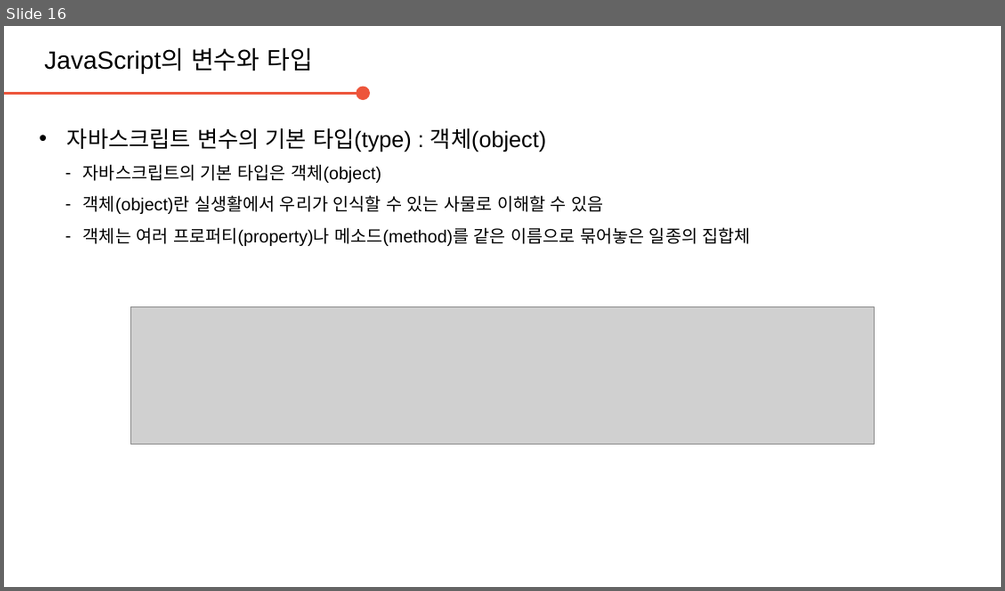
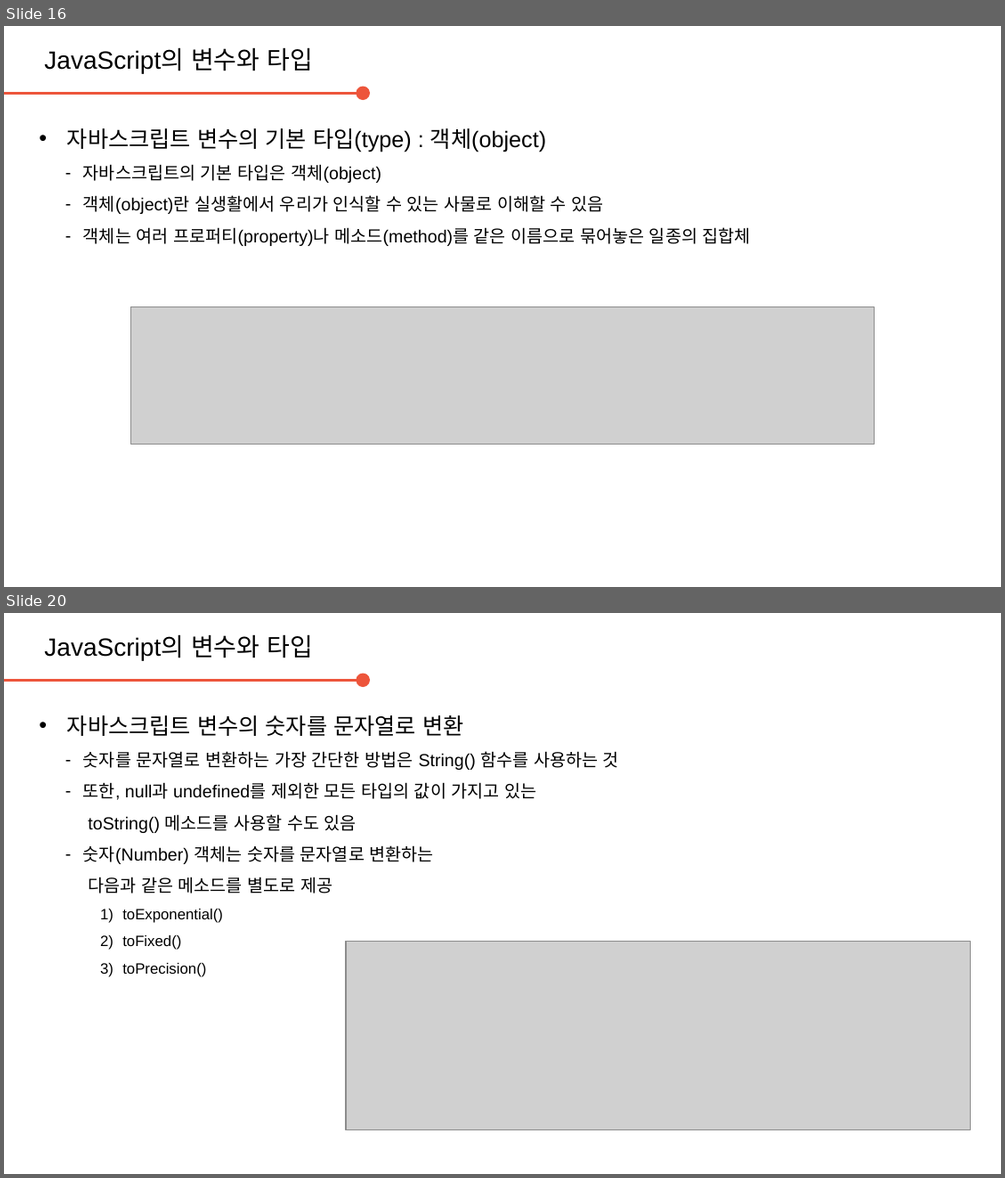
Before and after one commit to daegukdo/GCWM, a slide deck: 31/200803_JavaScript_variable_type.pptx. Shown one above the other, each under a label of ours: slide 16 before the commit, slides 16 and 20 after it; the slides between them are not shown. The pictures are 1005x591 and 1005x1178 pixels, drawn with LibreOffice and Linux fonts; fonts in the diff are those of the drawing; grey boxes stand for pictures; background and template pictures are left out. Boxes give left, top, right and bottom in pixels: in the first picture for what was removed or moved away, otherwise in the second. Text is boxed around its words. In the diff, an @@ line names an element or a change of style, - is before the commit and + after.

Commit message:
get coding with me  - edit JavaScript resource (variable and type)

```diff
--- a/31/200803_JavaScript_variable_type.pptx
+++ b/31/200803_JavaScript_variable_type.pptx
@@ slide 20 added at (4, 613, 1001, 1174), background #FFFFFF @@
@@ text added at (44, 634, 313, 660), 20 pt, text #000000 @@
+JavaScript의 변수와 타입
@@ arrow added from (4, 681) to (363, 681), #ED553B 2.25 pt @@
@@ text added at (67, 715, 619, 977), 14 pt, text #000000 @@
+• 자바스크립트 변수의 숫자를 문자열로 변환
+  – 숫자를 문자열로 변환하는 가장 간단한 방법은 String() 함수를 사용하는 것
+  – 또한, null과 undefined를 제외한 모든 타입의 값이 가지고 있는
+    toString() 메소드를 사용할 수도 있음
+  – 숫자(Number) 객체는 숫자를 문자열로 변환하는
+    다음과 같은 메소드를 별도로 제공
+    1) toExponential()
+    2) toFixed()
+    3) toPrecision()
@@ picture added at (346, 941, 971, 1129) @@
```
Also in this commit, not shown: 1 slide changed, 8 other slides added, 1 other file.
